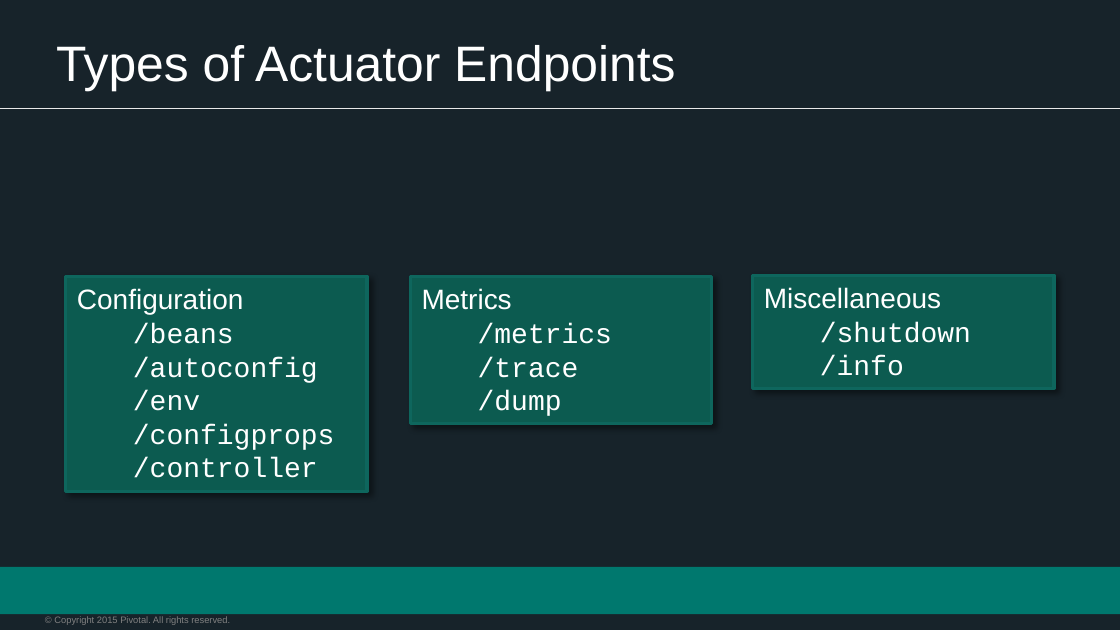
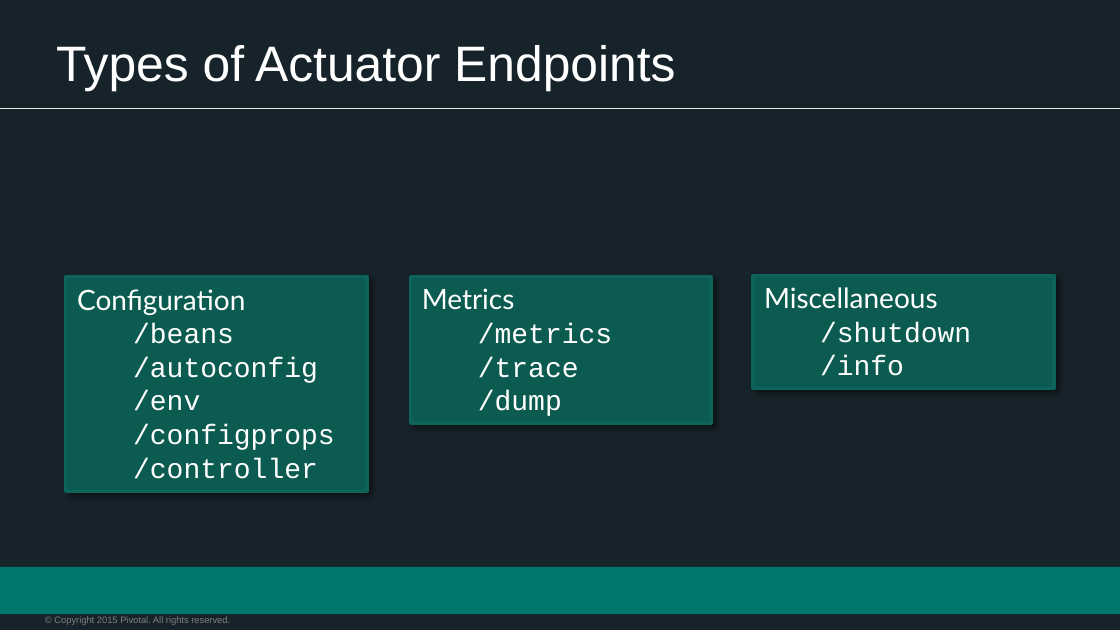
Before and after one commit to appalrpivotal/PCF-Workshop-ESI, a slide deck: slide 46 of presentations/5-Spring_Overview.pptx (slide 20 before the commit). Drawn at 1120x630 pixels with LibreOffice and Linux fonts; fonts in the diff are those of the drawing; background and template pictures are left out. Boxes give left, top, right and bottom in pixels: in the first picture for what was removed or moved away, otherwise in the second. Text is boxed around its words. In the diff, an @@ line names an element or a change of style, - is before the commit and + after.

```diff
--- a/presentations/5-Spring_Overview.pptx
+++ b/presentations/5-Spring_Overview.pptx
@@ text in rectangle at [77, 289, 245, 315]: font Arial to Lato in "Configuration" @@
@@ outline #0E665D 2 pt to #0D645B 2 pt in 3 elements at [66, 277, 367, 492], [753, 276, 1054, 389], [411, 277, 712, 423] @@
@@ text in rectangle at [422, 288, 515, 310]: font Arial to Lato in "Metrics" @@
@@ text in rectangle at [764, 287, 938, 309]: font Arial to Lato in "Miscellaneous" @@
```
Also in this commit, not shown: 22 other slides changed, 31 slides added, 1 slide removed, 1 other file.
